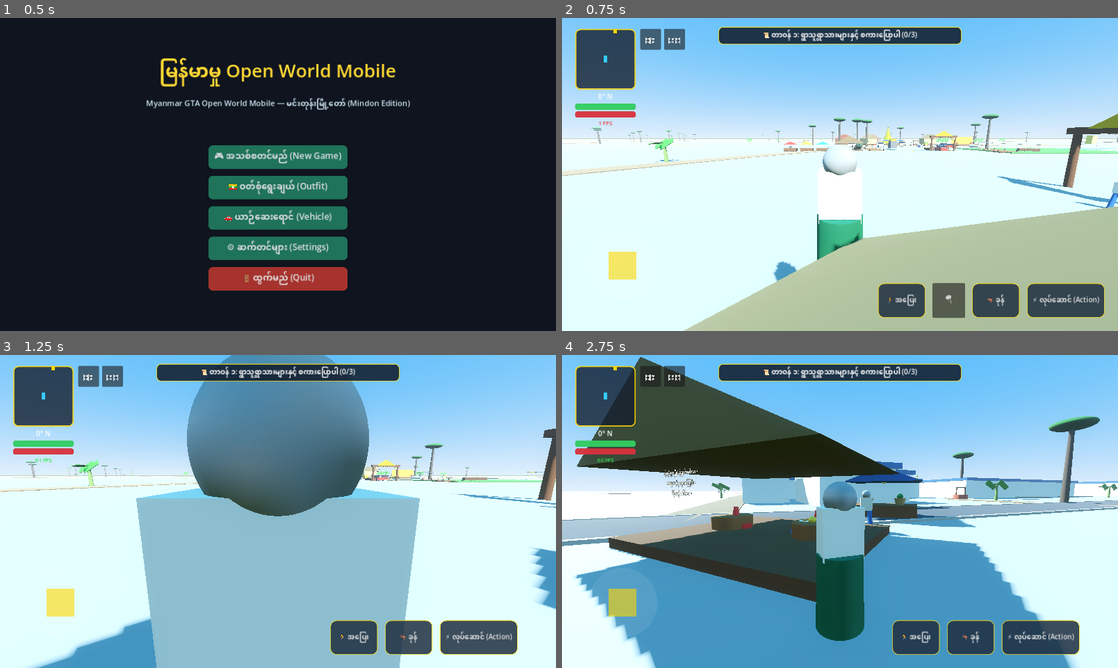
Above: before the commit, frames 1-4 (two rows, left to right).
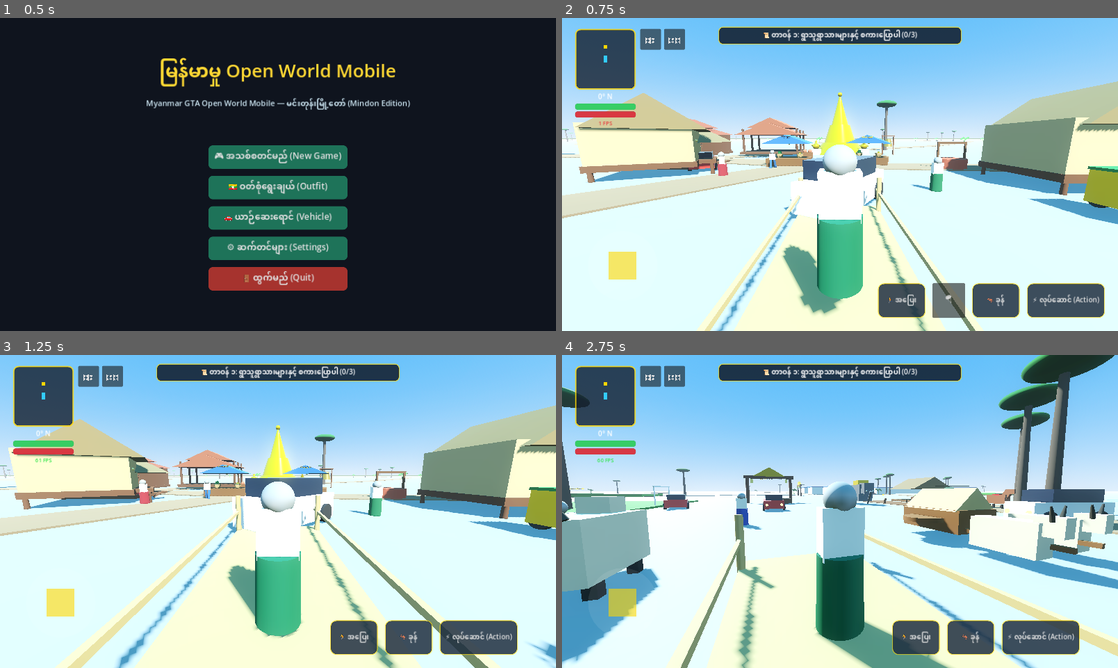
Above: after the commit, the same moments.

Repository: sudohlaingwin/gta-open-world
Game: Godot game, scene res://scenes/main_menu.tscn
Two runs of this game, one before a commit and one after it. Both use one fixed random seed, a clock stepped at 60 frames per second and the inputs below.
Inputs (mouse positions are in pixels of both pictures, inside the frame that each line leads up to):
- Up to frame 1 (0.5 s): no input
- Up to frame 2 (0.75 s): click "🎮 အသစ်စတင်မည် (New Game)" at 0.5 s
- Up to frame 3 (1.25 s): no input
- Up to frame 4 (2.75 s): drag from (628, 611) to (895, 442) at 1.27 s; drag from (728, 527) to (812, 574) at 2.02 s

Frame 1 is identical in both runs. In frame 2, 40% of the frame differs, in the area x 0-100%, y 3-100%; in frame 3, 55%; in frame 4, 61%, in the area x 0-100%, y 0-100%.
Error after the commit: Invalid assignment of property or key 'top_radius' with value of type 'float' on a base object of type 'CylinderShape3D'. (res://scripts/mindon_map_builder.gd:…

Commit message:
Slice 108: Review of MUSE Slice 58 and 3D terraced hill plinth and stone stairway for Shwe Bon Thar Pagoda

Diff:
--- a/scripts/mindon_map_builder.gd
+++ b/scripts/mindon_map_builder.gd
@@ -457,10 +457,50 @@
 		paddy.global_position = p_pos
 
 	# Mindon Ward 3 Landmark: Shwe Bon Thar Hilltop Golden Pagoda (ရွှေဘုံသာစေတီတော်)
+	# Terraced hill elevation mound with stone stair ramp ascending 8 meters above valley
+	var hill = StaticBody3D.new()
+	hill.name = "PagodaHillMound"
+	var hill_col = CollisionShape3D.new()
+	var hill_cshape = CylinderShape3D.new()
+	hill_cshape.height = 8.0
+	hill_cshape.top_radius = 16.0
+	hill_cshape.bottom_radius = 24.0
+	hill_col.shape = hill_cshape
+	hill_col.position = Vector3(0.0, 4.0, 0.0)
+	hill.add_child(hill_col)
+
+	var hill_mesh = MeshInstance3D.new()
+	var hill_cmesh = CylinderMesh.new()
+	hill_cmesh.top_radius = 16.0
+	hill_cmesh.bottom_radius = 24.0
+	hill_cmesh.height = 8.0
+	hill_mesh.mesh = hill_cmesh
+	hill_mesh.position = Vector3(0.0, 4.0, 0.0)
+	var hill_mat = StandardMaterial3D.new()
+	hill_mat.albedo_color = Color(0.32, 0.44, 0.22, 1.0)
+	hill_mat.roughness = 0.95
+	hill_mesh.set_surface_override_material(0, hill_mat)
+	hill.add_child(hill_mesh)
+
+	# Stone stairway ascent ramp
+	var stair = MeshInstance3D.new()
+	var stair_mesh = BoxMesh.new()
+	stair_mesh.size = Vector3(3.2, 0.5, 12.0)
+	stair.mesh = stair_mesh
+	stair.position = Vector3(0.0, 3.8, -14.0)
+	stair.rotation.x = deg_to_rad(33.0)
+	var stair_mat = StandardMaterial3D.new()
+	stair_mat.albedo_color = Color(0.72, 0.70, 0.65, 1.0)
+	stair.set_surface_override_material(0, stair_mat)
+	hill.add_child(stair)
+
+	amenities_holder.add_child(hill)
+	hill.global_position = Vector3(-110.0, 0.0, 180.0)
+
 	var pagoda = PAGODA_SCENE.instantiate()
 	pagoda.name = "MindonHilltopPagoda"
 	amenities_holder.add_child(pagoda)
-	pagoda.global_position = Vector3(-110.0, 0.0, 180.0)
+	pagoda.global_position = Vector3(-110.0, 8.0, 180.0)
 
 	# Mindon Stream Wooden Boat Pier & Docked Ayeyarwady Rowboat (မင်းတုန်းချောင်း ဆိပ်ကမ်းနှင့် လှေ)
 	var pier = PIER_SCENE.instantiate()
Not shown, changed: COLLAB.md
